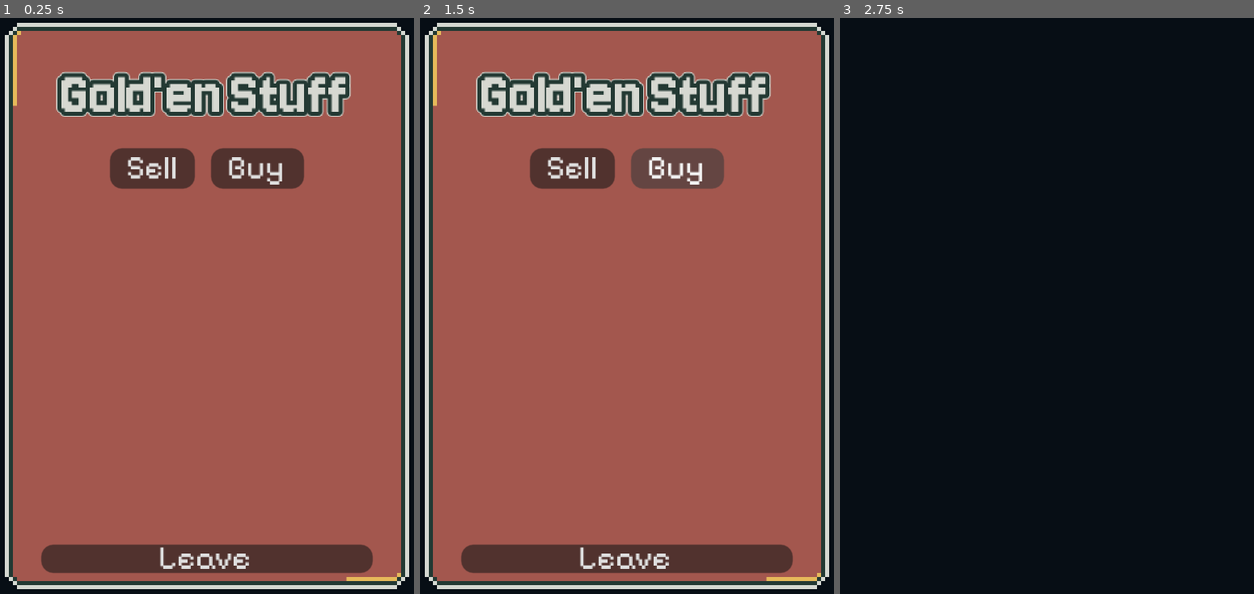
Above: before the commit, frames 1-3 (left to right).
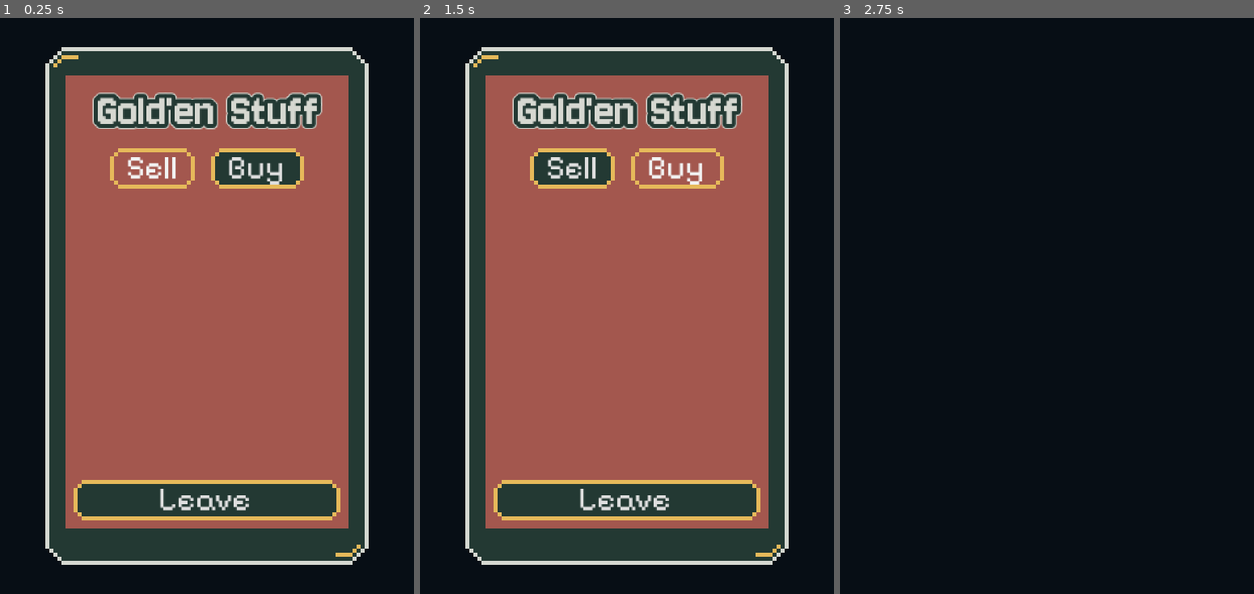
Above: after the commit, the same moments.

Repository: vida85/water-under-the-bridge
Game: Godot game, scene res://scenes/shop/Shop.tscn
The game is run twice, just before and just after one commit, with the same random seed, the same clock (stepped at 60 frames per second) and the same inputs. This scene is started directly instead of the project's main scene.
Inputs:
- Up to frame 1 (0.25 s): no input
- Up to frame 2 (1.5 s): click "Sell" at 0.5 s; click "Buy" at 1.25 s
- Up to frame 3 (2.75 s): click "Leave" at 2 s

The runs differ from the first frame. In frame 1, 54% of the frame differs, in the area x 1-99%, y 0-100%; in frame 2, 54%; in frame 3, nothing differs.

Commit message:
made shop look more phone-ish

Diff:
--- /dev/null
+++ b/magnet-gold/components/ui elements/button_active_style.tres
@@ -0,0 +1,10 @@
+[gd_resource type="StyleBoxTexture" format=3 uid="uid://ba2ev5fuv0u3x"]
+
+[ext_resource type="Texture2D" uid="uid://dt8v8lruf8eyi" path="res://shared assets/images/textures/ui-button-active.png" id="1_smldk"]
+
+[resource]
+texture = ExtResource("1_smldk")
+texture_margin_left = 4.0
+texture_margin_top = 2.0
+texture_margin_right = 4.0
+texture_margin_bottom = 2.0
--- /dev/null
+++ b/magnet-gold/components/ui elements/button_focus_style.tres
@@ -0,0 +1,10 @@
+[gd_resource type="StyleBoxTexture" format=3 uid="uid://bmyy2uy3s44h"]
+
+[ext_resource type="Texture2D" uid="uid://qhaulhhwclip" path="res://shared assets/images/textures/ui-button-focus.png" id="1_p0jry"]
+
+[resource]
+texture = ExtResource("1_p0jry")
+texture_margin_left = 4.0
+texture_margin_top = 2.0
+texture_margin_right = 4.0
+texture_margin_bottom = 2.0
--- /dev/null
+++ b/magnet-gold/components/ui elements/button_style.tres
@@ -0,0 +1,10 @@
+[gd_resource type="StyleBoxTexture" format=3 uid="uid://be4t2hc0spgo7"]
+
+[ext_resource type="Texture2D" uid="uid://llhnhyp3hu7e" path="res://shared assets/images/textures/ui-button.png" id="1_l1f8v"]
+
+[resource]
+texture = ExtResource("1_l1f8v")
+texture_margin_left = 4.0
+texture_margin_top = 2.0
+texture_margin_right = 4.0
+texture_margin_bottom = 2.0
--- a/magnet-gold/scenes/shop/Shop.tscn
+++ b/magnet-gold/scenes/shop/Shop.tscn
@@ -2,9 +2,21 @@
 
 [ext_resource type="Script" uid="uid://clb14r5scpt4l" path="res://scenes/shop/shop.gd" id="1_v61rp"]
 [ext_resource type="FontFile" uid="uid://btdc3pvuifnim" path="res://shared assets/fonts/Jersey10-Regular.ttf" id="2_3qebd"]
+[ext_resource type="Texture2D" uid="uid://cwcu75yx6d440" path="res://shared assets/images/textures/ui-phone.png" id="2_tc8pp"]
+[ext_resource type="StyleBox" uid="uid://be4t2hc0spgo7" path="res://components/ui elements/button_style.tres" id="4_6yl83"]
+[ext_resource type="StyleBox" uid="uid://ba2ev5fuv0u3x" path="res://components/ui elements/button_active_style.tres" id="5_rdw2s"]
+[ext_resource type="StyleBox" uid="uid://bmyy2uy3s44h" path="res://components/ui elements/button_focus_style.tres" id="6_2xo2e"]
+
+[sub_resource type="StyleBoxTexture" id="StyleBoxTexture_srfm6"]
+texture = ExtResource("2_tc8pp")
+texture_margin_left = 5.0
+texture_margin_top = 7.0
+texture_margin_right = 5.0
+texture_margin_bottom = 9.0
 
 [sub_resource type="LabelSettings" id="LabelSettings_tfrm4"]
 font = ExtResource("2_3qebd")
+font_size = 12
 font_color = Color(0.8392157, 0.84705883, 0.81960785, 1)
 stacked_outline_count = 2
 stacked_outline_0/size = 4
@@ -22,30 +34,33 @@
 script = ExtResource("1_v61rp")
 
 [node name="PanelContainer" type="PanelContainer" parent="." unique_id=571949171]
-custom_minimum_size = Vector2(100, 100)
-custom_maximum_size = Vector2(-1, 140)
+custom_minimum_size = Vector2(80, 128)
+custom_maximum_size = Vector2(80, 128)
 layout_mode = 1
 anchors_preset = 8
 anchor_left = 0.5
 anchor_top = 0.5
 anchor_right = 0.5
 anchor_bottom = 0.5
-offset_left = -50.0
-offset_top = -74.5
-offset_right = 50.0
-offset_bottom = 74.5
+offset_left = -40.0
+offset_top = -64.0
+offset_right = 40.0
+offset_bottom = 64.0
 grow_horizontal = 2
 grow_vertical = 2
+theme_override_styles/panel = SubResource("StyleBoxTexture_srfm6")
 
 [node name="MarginContainer" type="MarginContainer" parent="PanelContainer" unique_id=1275048634]
 layout_mode = 2
-theme_override_constants/margin_left = 5
-theme_override_constants/margin_top = 5
-theme_override_constants/margin_right = 5
+theme_override_constants/margin_left = 2
+theme_override_constants/margin_top = 2
+theme_override_constants/margin_right = 2
+theme_override_constants/margin_bottom = 2
 
 [node name="VBoxContainer" type="VBoxContainer" parent="PanelContainer/MarginContainer" unique_id=1493087401]
-custom_maximum_size = Vector2(-1, 140)
 layout_mode = 2
+size_flags_horizontal = 3
+theme_override_constants/separation = 2
 
 [node name="ShopLabel" type="Label" parent="PanelContainer/MarginContainer/VBoxContainer" unique_id=113695734]
 layout_mode = 2
@@ -65,6 +80,10 @@
 focus_neighbor_top = NodePath("../../LeaveButton")
 focus_neighbor_right = NodePath("../BuyButton")
 focus_neighbor_bottom = NodePath("../../LeaveButton")
+theme_override_styles/normal = ExtResource("4_6yl83")
+theme_override_styles/pressed = ExtResource("5_rdw2s")
+theme_override_styles/hover = ExtResource("6_2xo2e")
+theme_override_styles/focus = ExtResource("6_2xo2e")
 text = "Sell"
 
 [node name="BuyButton" type="Button" parent="PanelContainer/MarginContainer/VBoxContainer/HBoxContainer" unique_id=161019732]
@@ -74,12 +93,15 @@
 focus_neighbor_top = NodePath("../../LeaveButton")
 focus_neighbor_right = NodePath("../SellButton")
 focus_neighbor_bottom = NodePath("../../LeaveButton")
+theme_override_styles/normal = ExtResource("4_6yl83")
+theme_override_styles/pressed = ExtResource("5_rdw2s")
+theme_override_styles/hover = ExtResource("6_2xo2e")
+theme_override_styles/focus = ExtResource("6_2xo2e")
 text = "Buy"
 
 [node name="ScrollContainer" type="ScrollContainer" parent="PanelContainer/MarginContainer/VBoxContainer" unique_id=87560814]
-custom_minimum_size = Vector2(50, 80)
-custom_maximum_size = Vector2(100, 90)
 layout_mode = 2
+size_flags_vertical = 3
 
 [node name="MainContainer" type="VBoxContainer" parent="PanelContainer/MarginContainer/VBoxContainer/ScrollContainer" unique_id=409022619]
 unique_name_in_owner = true
@@ -92,4 +114,8 @@
 layout_mode = 2
 focus_neighbor_top = NodePath("../HBoxContainer/SellButton")
 focus_neighbor_bottom = NodePath("../HBoxContainer/BuyButton")
+theme_override_styles/normal = ExtResource("4_6yl83")
+theme_override_styles/pressed = ExtResource("5_rdw2s")
+theme_override_styles/hover = ExtResource("6_2xo2e")
+theme_override_styles/focus = ExtResource("6_2xo2e")
 text = "Leave"
--- a/magnet-gold/scenes/shop/shop.gd
+++ b/magnet-gold/scenes/shop/shop.gd
@@ -19,6 +19,7 @@
 	buy_button.pressed.connect(_on_buy_button)
 	leave_button.pressed.connect(_on_leave_button)
 	show_inventory.call_deferred()
+	sell_button.grab_focus.call_deferred()
 
 
 func show_inventory() -> void:
Binary file added: magnet-gold/shared assets/images/textures/ui-button-active.png
Not shown, added: magnet-gold/shared assets/images/textures/ui-button-active.png.import
Binary file added: magnet-gold/shared assets/images/textures/ui-button-focus.png
Not shown, added: magnet-gold/shared assets/images/textures/ui-button-focus.png.import
Binary file added: magnet-gold/shared assets/images/textures/ui-button.png
Not shown, added: magnet-gold/shared assets/images/textures/ui-button.png.import
Binary file added: magnet-gold/shared assets/images/textures/ui-phone.png
Not shown, added: magnet-gold/shared assets/images/textures/ui-phone.png.import
